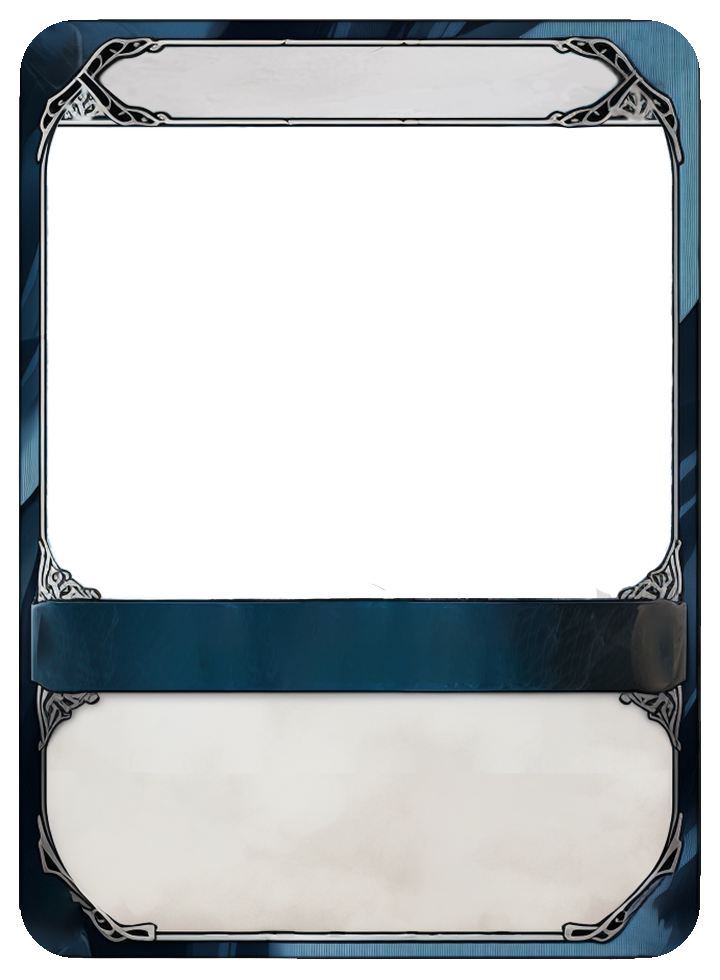
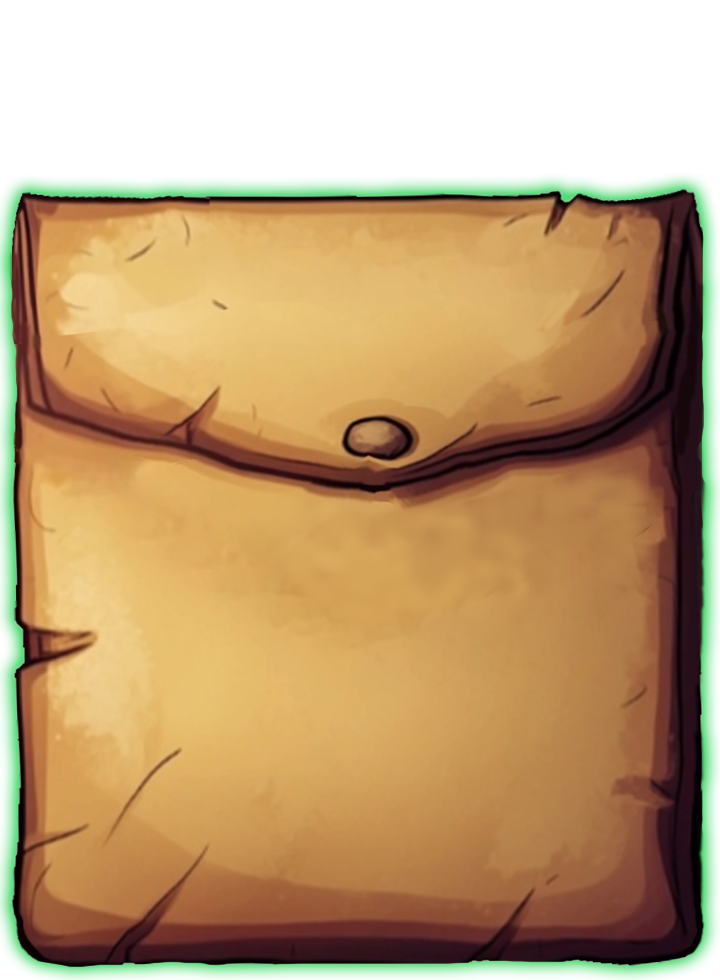
Before/after of a 720px x 980px layered artwork. What changed in the layer stack:
added layer "card_sleeve" above "图层 4" over box(8, 188, 708, 968)
hid "图层 4" over box(18, 19, 701, 961)
